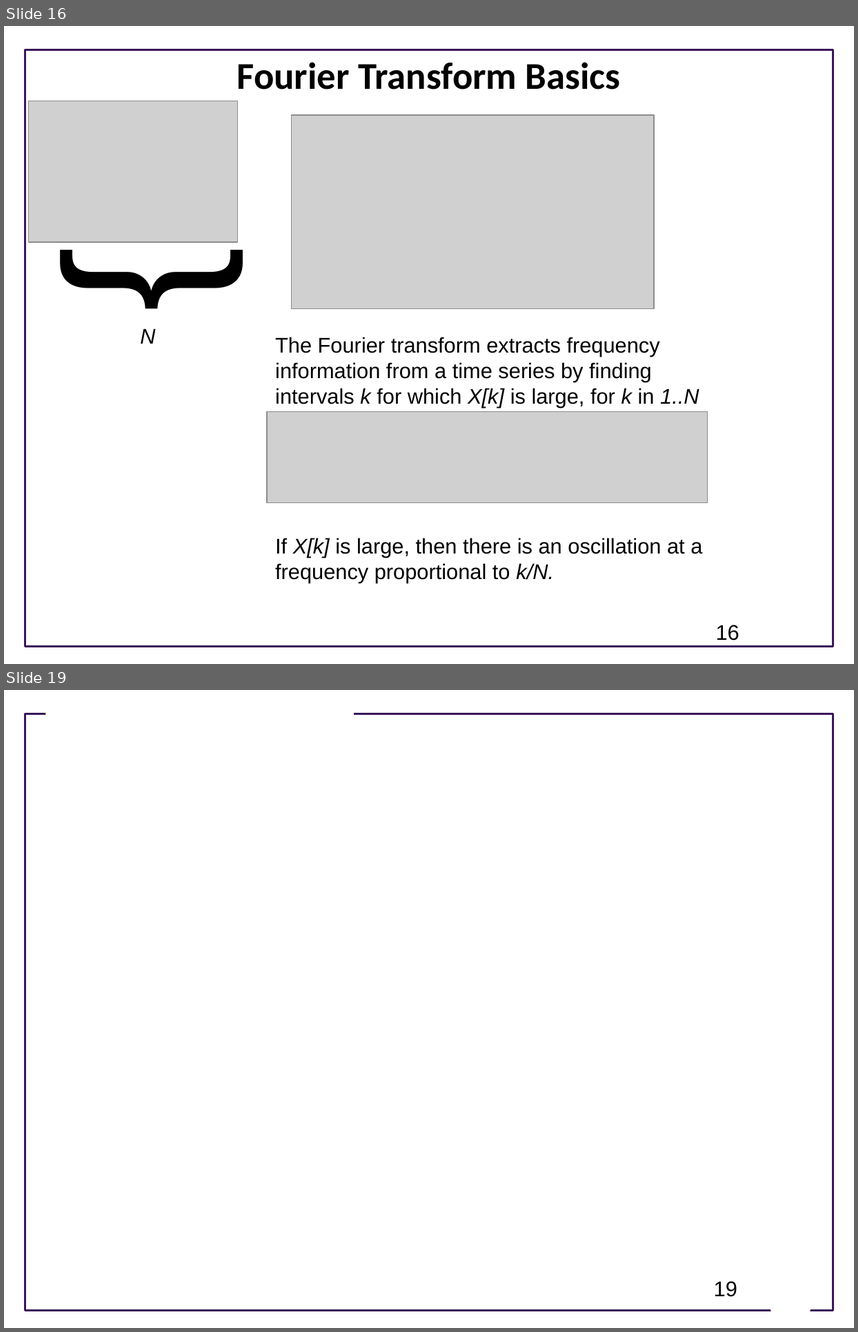
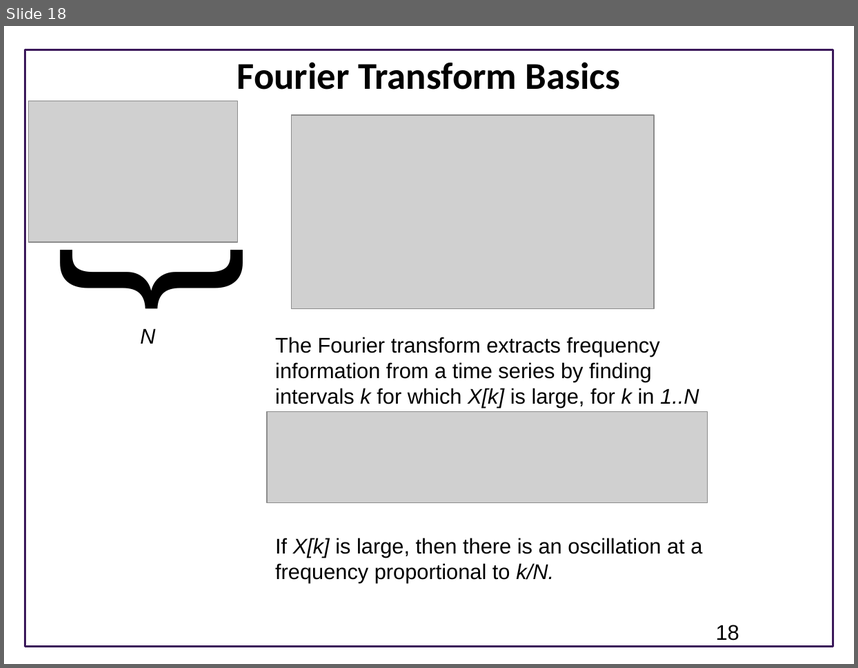
Before and after one commit to ModelEngineering/BIOEN-437, a slide deck: Lectures/Design-Of-Experiments/doe_overview.pptx. Shown one above the other, each under a label of ours: slides 16 and 19 before the commit, slide 18 after it; the slides between them are not shown. The pictures are 858x1332 and 858x668 pixels, drawn with LibreOffice and Linux fonts; fonts in the diff are those of the drawing; grey boxes stand for pictures; background and template pictures are left out. Boxes give left, top, right and bottom in pixels: in the first picture for what was removed or moved away, otherwise in the second. Text is boxed around its words. In the diff, an @@ line names an element or a change of style, - is before the commit and + after.

```diff
--- a/Lectures/Design-Of-Experiments/doe_overview.pptx
+++ b/Lectures/Design-Of-Experiments/doe_overview.pptx
@@ slide 19 removed at [4,690,854,1328], background #FFFFFF; not listed: 1 template element that a slide beside it also shows @@
@@ rectangle removed at [45,704,353,725] @@
@@ page number removed at [714,1281,737,1297] @@
-19
@@ trapezoid removed at [763,1280,818,1317] @@
@@ what was slide 16 is now slide 18 @@
@@ page number at [716,624,740,640]: text changed @@
-16
+18
```
Also in this commit, not shown: 10 slides changed, 2 slides added, 2 other slides removed.
